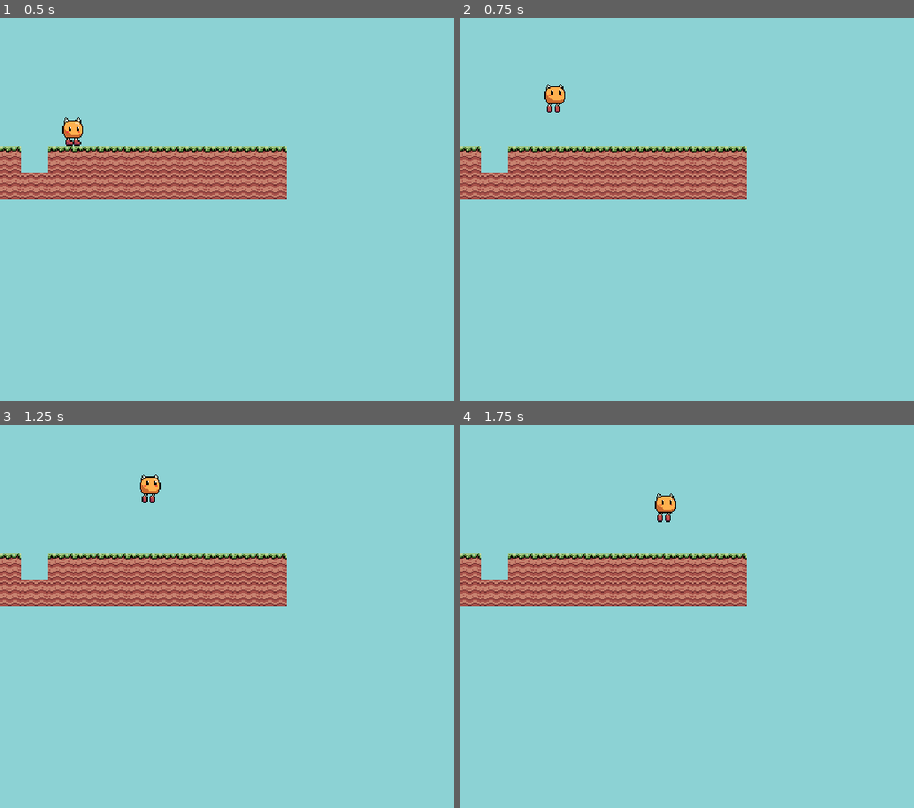
Above: before the commit, frames 1-4 (two rows, left to right).
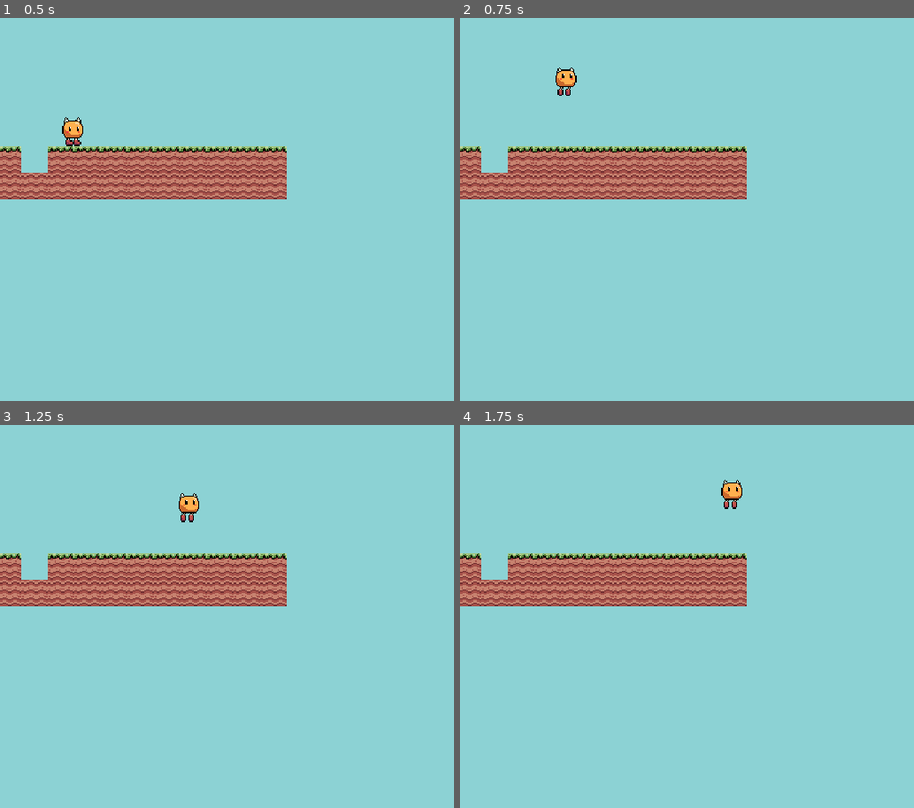
Above: after the commit, the same moments.

Repository: Powta/Joopah
Game: Godot game, scene res://Scenes/scene_manager.tscn
Two runs of this game, one before a commit and one after it. Both use one fixed random seed, a clock stepped at 60 frames per second and the inputs below.
Inputs:
- Up to frame 1 (0.5 s): no input
- Up to frame 2 (0.75 s): tap Enter (ui_accept) at 0.5, 0.6 s; hold Right (ui_right) from 0.53 s (still down)
- Up to frame 3 (1.25 s): keep holding Right (ui_right); tap Enter (ui_accept) at 0.77, 1.07 s
- Up to frame 4 (1.75 s): keep holding Right (ui_right); tap Enter (ui_accept) at 1.35, 1.52 s

Frame 1 is identical in both runs. In frame 2, 0.5% of the frame differs, in the area x 18-26%, y 12-25%; in frame 3, 0.5%; in frame 4, 0.5%, in the area x 42-63%, y 14-26%.

Commit message:
Changed movement velocity

Diff:
--- a/Characters/Joopah.gd
+++ b/Characters/Joopah.gd
@@ -2,7 +2,8 @@
 
 
 @export var speed:float
-@export var jump_velocity:float
+#@export var jump_velocity:float
+var jump_velocity=-400
 
 var previous_direction=1
 # Get the gravity from the project settings to be synced with RigidBody nodes.
@@ -22,9 +23,10 @@
 
 	# Handle Jump.
 	if Input.is_action_just_pressed("ui_accept"):
+		print(jump_velocity)
 		$JumpPressedRemember.start()
 	if is_on_floor():
-		velocity.y=0
+		#velocity.y=0
 
 		#check if the player pressed the button within the last 0.2 secs
 		if $JumpPressedRemember.time_left>0:
--- a/Characters/Joopah.tscn
+++ b/Characters/Joopah.tscn
@@ -254,8 +254,7 @@
 [node name="Joopah" type="CharacterBody2D"]
 texture_filter = 1
 script = ExtResource("1_wdbkv")
-speed = 100.0
-jump_velocity = 500.0
+speed = 150.0
 
 [node name="CollisionShape2D" type="CollisionShape2D" parent="."]
 shape = SubResource("RectangleShape2D_7xnda")
--- a/Scenes/test_scene.tscn
+++ b/Scenes/test_scene.tscn
@@ -12,4 +12,3 @@
 
 [node name="Joopah" parent="." instance=ExtResource("2_evotl")]
 position = Vector2(66, 31)
-jump_velocity = -300.0
